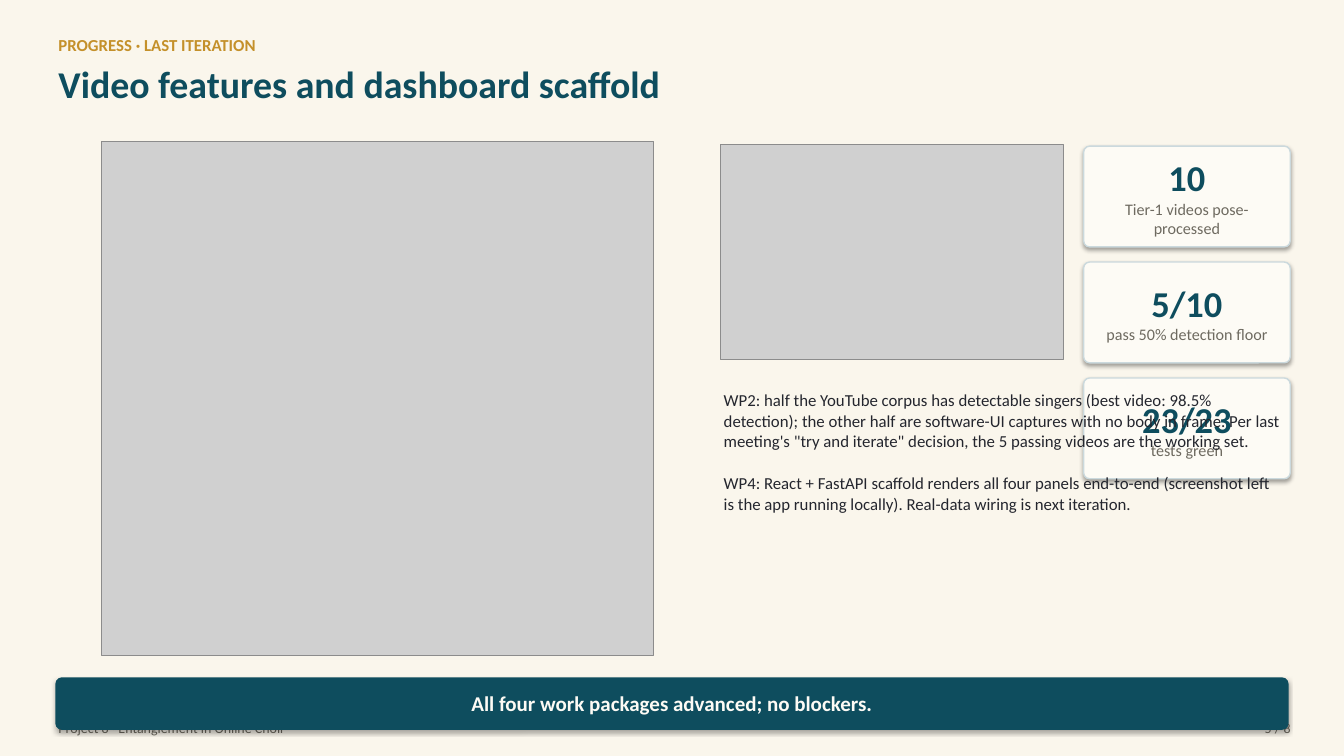
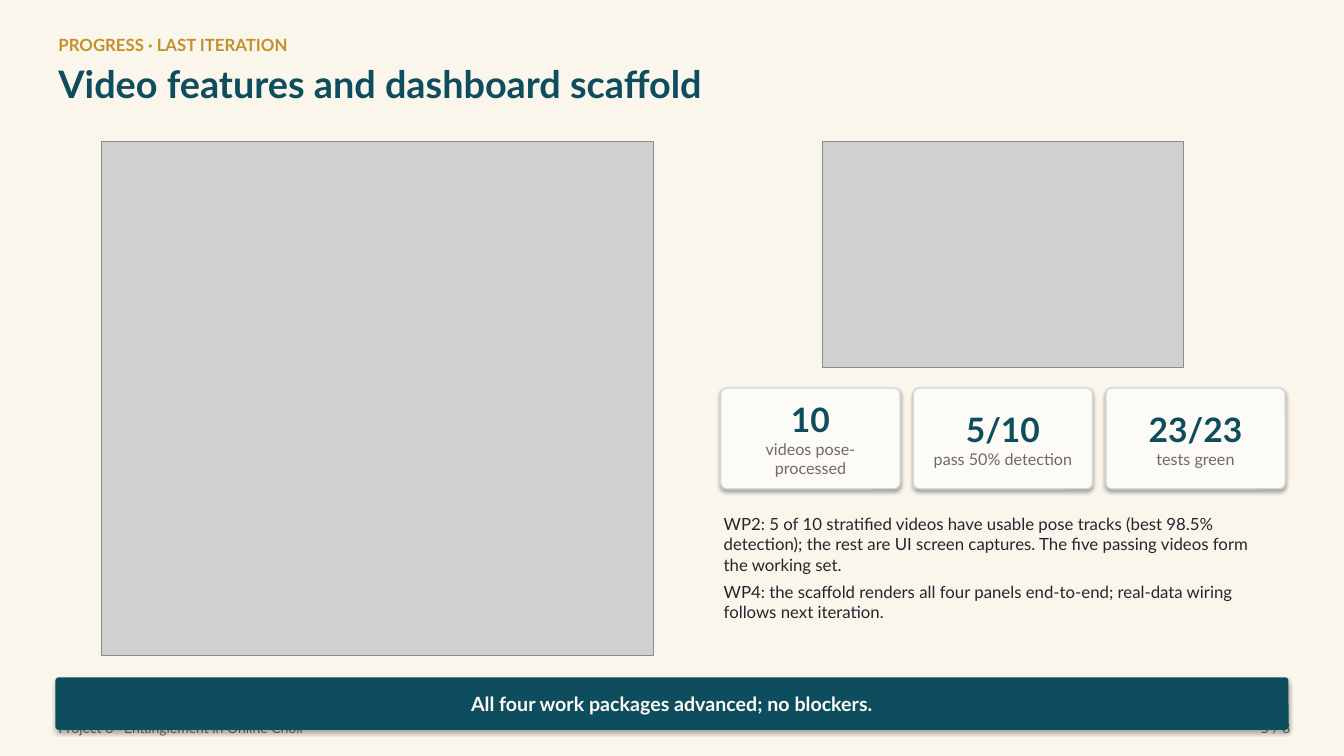
Before and after one commit to Zuraiz270/networked-choir-entanglement, a slide deck: slide 5 of output/jun11_status_meeting_iv.pptx. Drawn at 1344x756 pixels with LibreOffice and Linux fonts; fonts in the diff are those of the drawing; grey boxes stand for pictures. Boxes give left, top, right and bottom in pixels: in the first picture for what was removed or moved away, otherwise in the second. Text is boxed around its words. In the diff, an @@ line names an element or a change of style, - is before the commit and + after.

Commit message:
docs(jun11): fix mid-word wrapping root cause, swap to Segoe UI, repair slide-5 overlap
Root cause of the broken words in the rendered slides ("th e",
"pa ssing", "stat e"): PowerPoint allows Latin text to wrap in the
middle of a word unless the paragraph sets latinLnBrk="0". None of
our generated paragraphs set it, so every textbox/card/table cell
wrapped at the shape border mid-word. Fix: _no_midword() helper sets
the attribute on every paragraph the generator creates (textboxes,
cards, stat cards, banners, table cells).

Font: replaced the Calibri-everywhere styling with Segoe UI body +
Segoe UI Semibold for titles/kickers/numbers via a shared _style()
helper. Ships with Windows, reads cleaner at deck sizes.

Layout fixes from the screenshots:
- formula card on slide 2 was still a pill (no corner-radius fix
  applied to it); now 0.08, and hypothesis cards shortened to 0.98"
  so they hug their one-line content.
- slide 5: the 23/23 stat card overlapped the WP2/WP4 paragraph.
  Reworked the right column into mini-figure on top, three stat
  cards in one row, text below. No overlapping shapes.
- retro cards shortened 4.9" -> 4.35" (less dead space).
- takeaway banner corner radius 0.06 (was rendering as a lozenge).
- card body left-aligned (autoshape default was centering titles).

Verified in OOXML: latinLnBrk="0" present on all paragraphs of all
slides; all runs carry Segoe UI.

```diff
--- a/output/jun11_status_meeting_iv.pptx
+++ b/output/jun11_status_meeting_iv.pptx
@@ picture: place and size @@
-picture at box(721, 144, 1064, 360)
+picture at box(823, 141, 1184, 368)
@@ rounded rectangle "10": place and size @@
-rounded rectangle "10" at box(1084, 146, 1291, 247)
+rounded rectangle "10" at box(721, 388, 900, 489)
@@ rounded rectangle "5/10": place and size @@
-rounded rectangle "5/10" at box(1084, 262, 1291, 363)
+rounded rectangle "5/10" at box(913, 388, 1093, 489)
@@ rounded rectangle "23/23": place and size @@
-rounded rectangle "23/23" at box(1084, 378, 1291, 479)
+rounded rectangle "23/23" at box(1106, 388, 1286, 489)
@@ rounded rectangle "23/23" at box(1106, 388, 1286, 489): size 26 to 24 pt in "23/23"; font Calibri to Lato @@
@@ text in rounded rectangle at box(791, 407, 830, 433): size 26 to 24 pt, font Calibri to Lato in "10" @@
@@ text in rounded rectangle at box(966, 417, 1040, 444): size 26 to 24 pt, font Calibri to Lato in "5/10" @@
@@ text in rounded rectangle at box(766, 443, 856, 477): text changed; font Calibri to Lato @@
-Tier-1 videos pose-processed
+videos pose-processed
@@ text in rounded rectangle at box(934, 453, 1073, 468): text changed; font Calibri to Lato @@
-pass 50% detection floor
+pass 50% detection
@@ text at box(724, 517, 1248, 618): text changed; font Calibri to Lato @@
-WP2: half the YouTube corpus has detectable singers (best video: 98.5% detection); the other half are software-UI captures with no body in frame. Per last meeting's "try and iterate" decision, the 5 passing videos are the working set.
-WP4: React + FastAPI scaffold renders all four panels end-to-end (screenshot left is the app running locally). Real-data wiring is next iteration.
+WP2: 5 of 10 stratified videos have usable pose tracks (best 98.5% detection); the rest are UI screen captures. The five passing videos form the working set.
+WP4: the scaffold renders all four panels end-to-end; real-data wiring follows next iteration.
@@ rounded rectangle "All four work packages advanced; ..." at box(55, 678, 1289, 730): size 15 to 14 pt, font Calibri to Lato; proportions changed @@
@@ font Calibri to Lato in 4 elements at box(58, 38, 287, 51), box(58, 70, 702, 99), box(1261, 721, 1290, 737), box(58, 730, 304, 737) @@
```
Also in this commit, not shown: 7 other slides changed, 1 other file.
